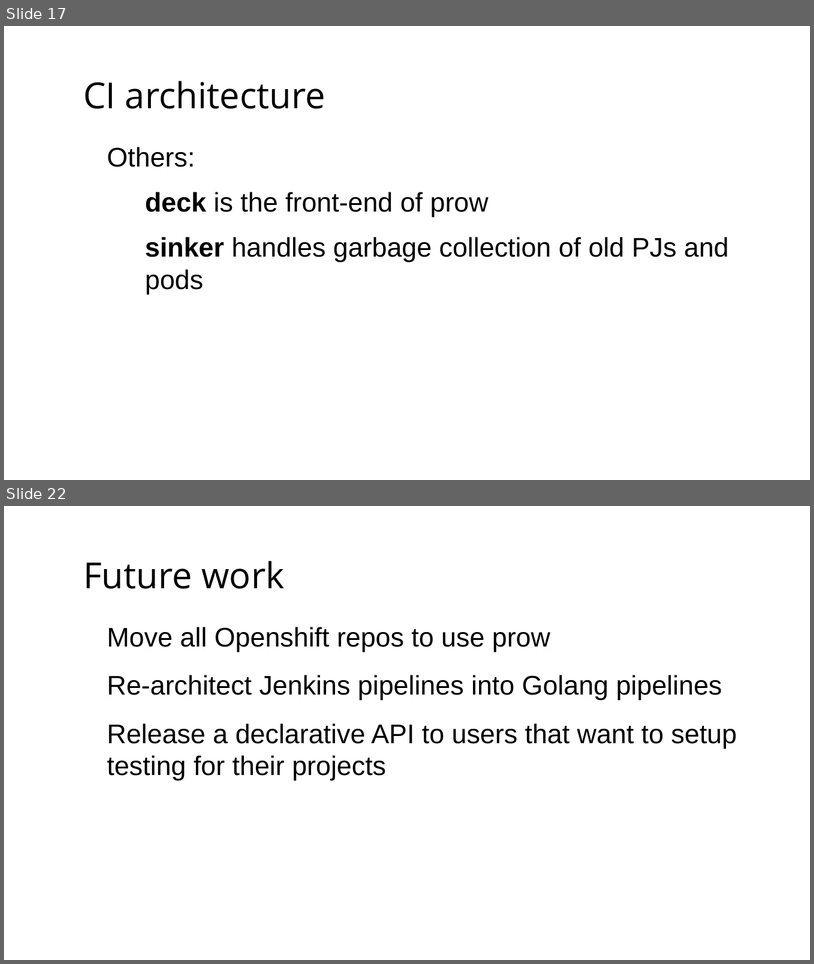
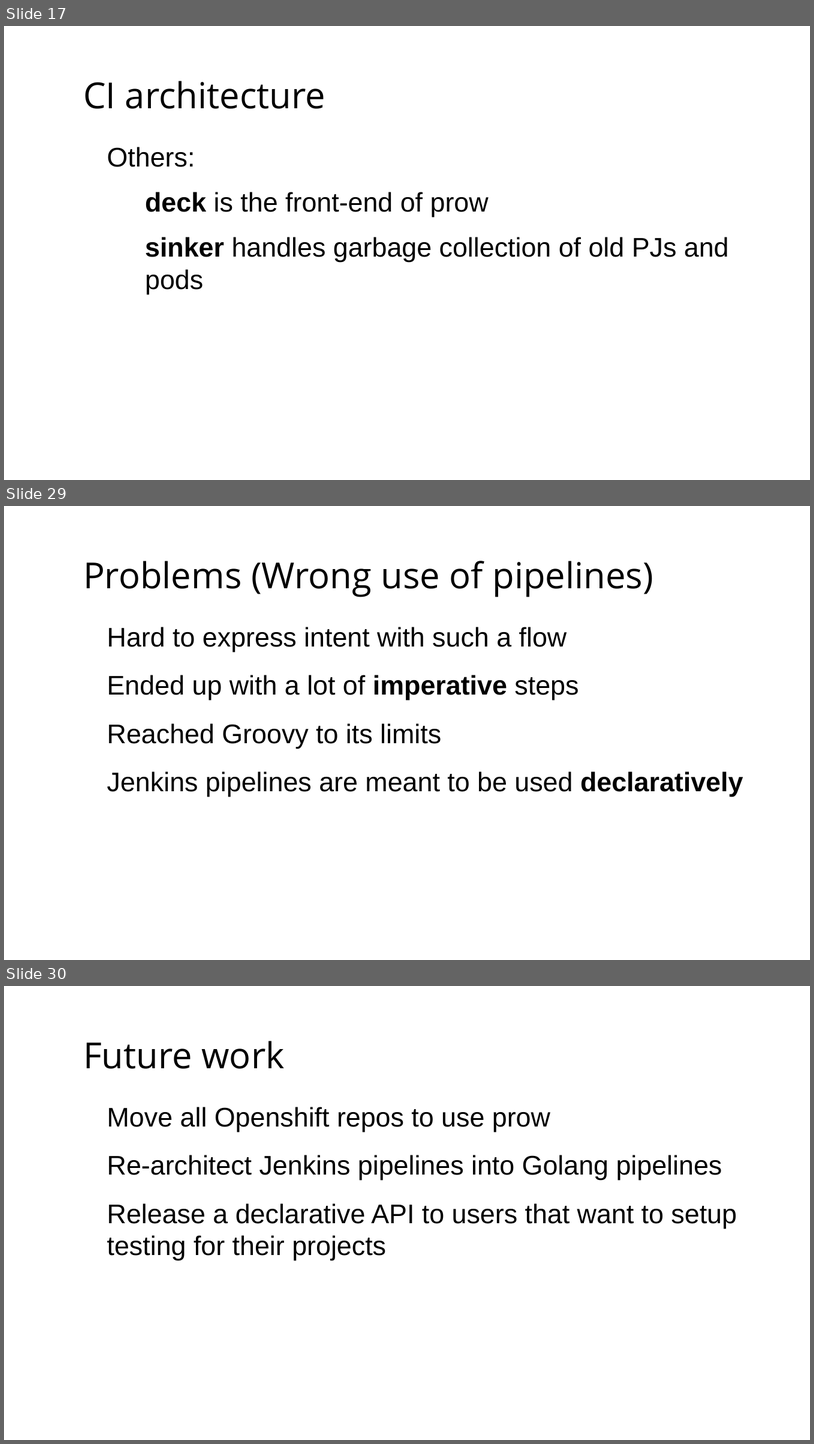
Before and after one commit to 0xmichalis/talks, a slide deck: 2018_brno_devconf/openshiftci.odp. Shown one above the other, each under a label of ours: slides 17 and 22 before the commit, slides 17, 29 and 30 after it; the slides between them are not shown. The pictures are 814x964 and 814x1444 pixels, drawn with LibreOffice and Linux fonts; fonts in the diff are those of the drawing; background and template pictures are left out. Boxes give left, top, right and bottom in pixels: in the first picture for what was removed or moved away, otherwise in the second. Text is boxed around its words. In the diff, an @@ line names an element or a change of style, - is before the commit and + after.

```diff
--- a/2018_brno_devconf/openshiftci.odp
+++ b/2018_brno_devconf/openshiftci.odp
@@ slide 29 added at box(4, 506, 810, 960), background picture (left out) @@
@@ title added at box(83, 561, 654, 597), 32 pt, text #000000 @@
+Problems (Wrong use of pipelines)
@@ text added at box(107, 627, 743, 796), 24 pt, text #000000 @@
+● Hard to express intent with such a flow
+● Ended up with a lot of imperative steps
+● Reached Groovy to its limits
+● Jenkins pipelines are meant to be used declaratively
@@ what was slide 22 is now slide 30 @@
```
Also in this commit, not shown: 11 slides changed, 7 other slides added, 1 other file.
